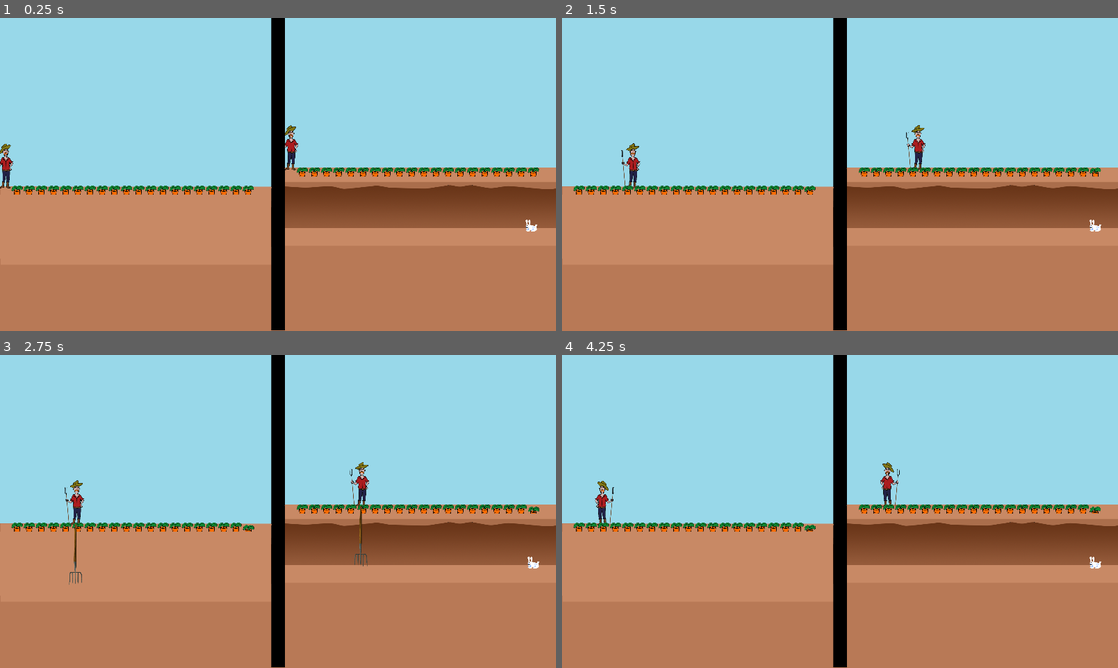
Above: before the commit, frames 1-4 (two rows, left to right).
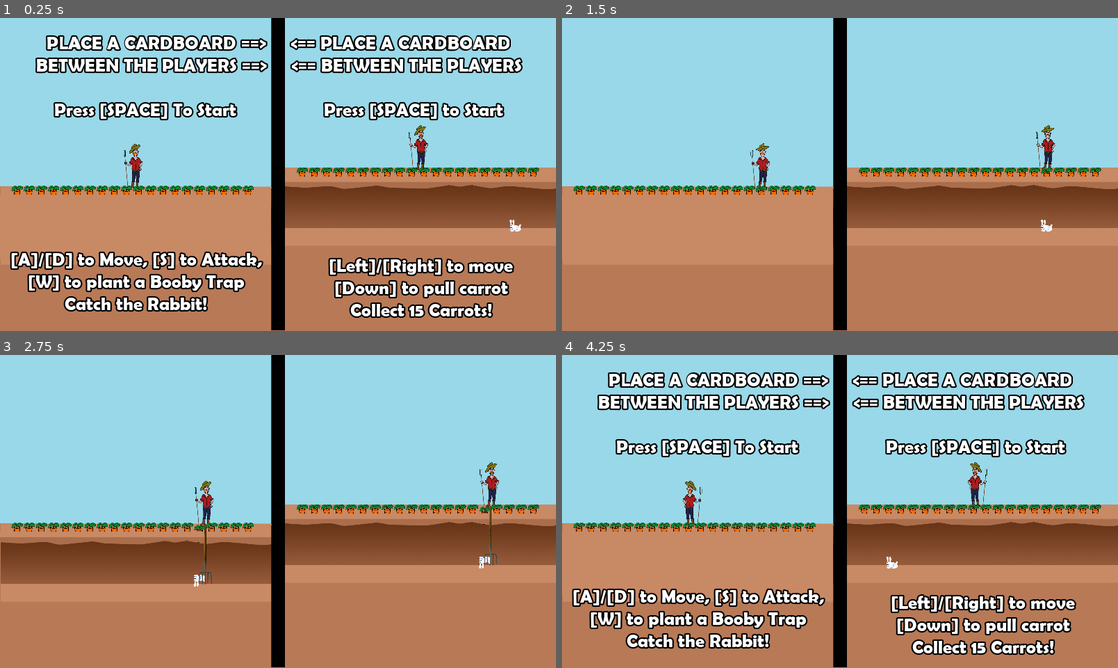
Above: after the commit, the same moments.

Repository: Brusi/ggj23
Game: Godot game, scene res://Splash.tscn
Two runs of this game, one before a commit and one after it. Both use one fixed random seed, a clock stepped at 60 frames per second and the inputs below. Before the commit the project starts from res://Game.tscn.
Inputs:
- Up to frame 1 (0.25 s): no input
- Up to frame 2 (1.5 s): tap Enter (ui_accept) at 0.5, 0.6, 0.77, 1.07 s; hold D (farmer_right) 0.53-1.28 s; hold Down (rabbit_down) from 1.28 s (still down); tap W (farmer_action_1) at 1.35 s
- Up to frame 3 (2.75 s): tap Enter (ui_accept) at 1.52, 1.55, 1.82, 2.3 s; release Down (rabbit_down) at 2.03 s; hold D (farmer_right) from 2.03 s (still down); tap S (farmer_pitchfork) at 2.1 s
- Up to frame 4 (4.25 s): tap Enter (ui_accept) at 2.85, 3.02, 3.32, 3.5, 3.77, 3.8, 4.07 s; release D (farmer_right) at 3.53 s; hold A (farmer_left) from 3.53 s (still down); tap W (farmer_action_1) at 3.6 s; tap Escape (ui_cancel) at 4.15 s

The runs differ from the first frame. In frame 1, 18% of the frame differs, in the area x 0-97%, y 5-96%; in frame 2, 1.1%; in frame 3, 8.6%; in frame 4, 18%, in the area x 1-97%, y 5-96%.

Commit message:
Splash screen is now sandbox mode

Diff:
--- a/project/Farmer.gd
+++ b/project/Farmer.gd
@@ -35,6 +35,7 @@
 func _ready():
 	$Pitchfork.visible = false
 	get_node("/root/Game/LeftMask").clone_obj(self)
+	global_position.x = lerp(min_x, max_x, 0.5)
 
 func copy_state_to(new_obj):
 	for s in [[new_obj.get_node("Sprite") ,$Sprite],
--- a/project/Game.gd
+++ b/project/Game.gd
@@ -15,6 +15,10 @@
 func _process(delta):
 	if Input.is_action_just_pressed("restart"):
 		get_tree().reload_current_scene()
+	elif Input.is_action_just_pressed("ui_accept") and splash:
+		get_tree().change_scene("res://Game.tscn")
+	elif Input.is_action_just_pressed("ui_cancel"):
+		get_tree().change_scene("res://Splash.tscn")
 
 	print(Engine.get_frames_per_second())
 
--- a/project/Rabbit.gd
+++ b/project/Rabbit.gd
@@ -28,6 +28,8 @@
 
 func _ready():
 	get_node("/root/Game/LeftMask").clone_obj(self)
+	var init_x = rand_range(0.1, 0.4) + (randi() % 2) * 0.5
+	position.x = lerp(min_x, max_x, init_x)
 
 func copy_state_to(new_obj):
 	for s in [[new_obj.get_node("Sprite") ,$Sprite],
@@ -152,7 +154,7 @@
 	$Sprite.flip_v = true
 	if game.splash:
 		yield(get_tree().create_timer(1.5), "timeout")
-		pulled_bomb
+		pulled_bomb = false
 		is_dead = false
 		pulling_delay = 0.0
 		$Sprite.flip_v = false
--- a/project/UpperGround.gd
+++ b/project/UpperGround.gd
@@ -23,3 +23,6 @@
 			current_fade_out_time += delta
 		else:
 			modulate.a = 0
+	else:
+		current_fade_out_time = 0.0
+		modulate.a = min(1.0, modulate.a + delta / 2)
--- a/project/project.godot
+++ b/project/project.godot
@@ -33,7 +33,7 @@
 [application]
 
 config/name="Project"
-run/main_scene="res://Game.tscn"
+run/main_scene="res://Splash.tscn"
 config/icon="res://icon.png"
 
 [display]
